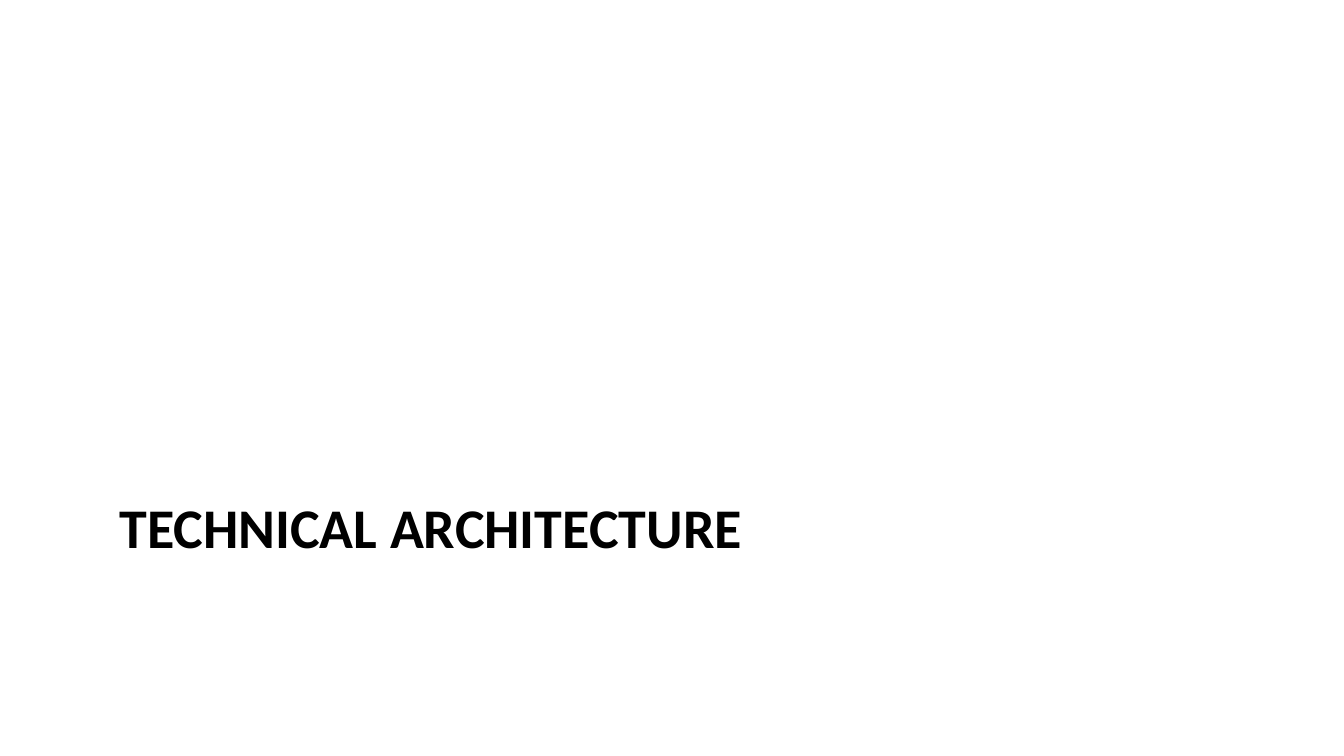
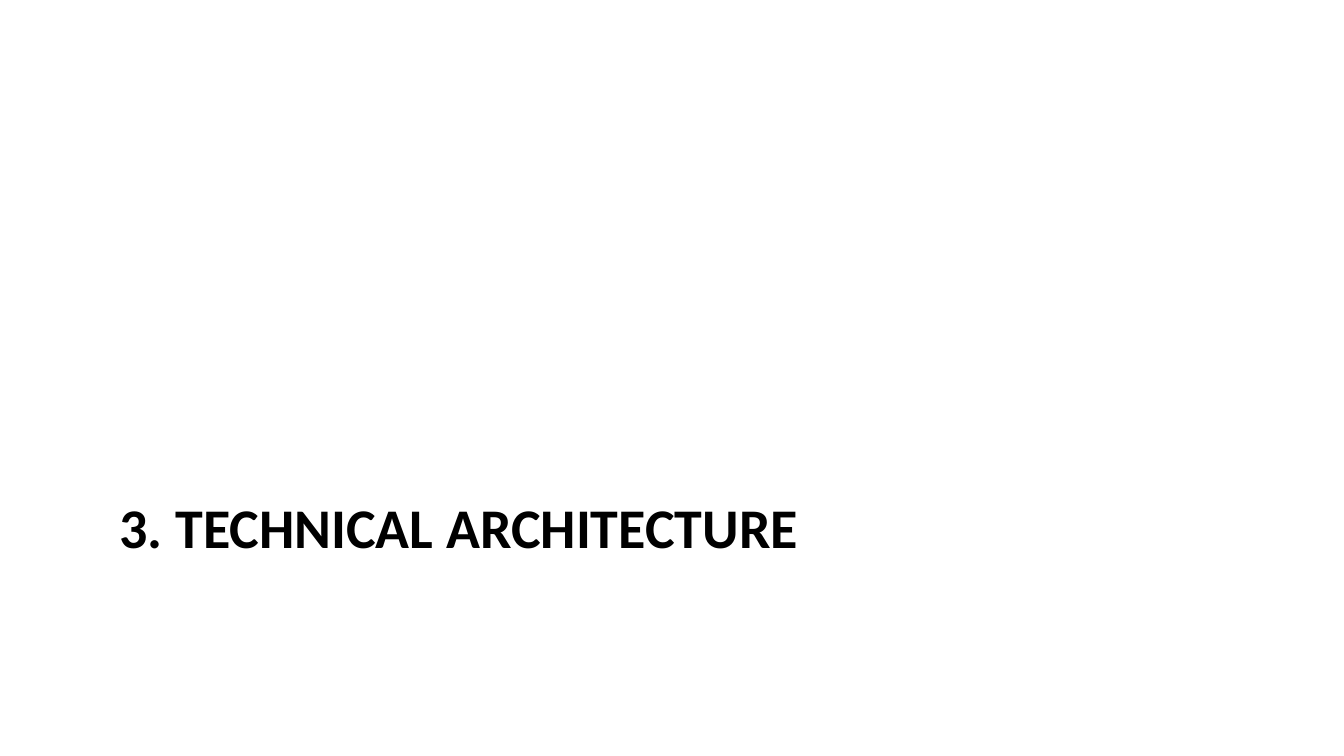
Before and after one commit to igor-kan/quarto-writing, a slide deck: slide 8 of posts/aurora_internal_ai_assistant_proposal_slides.pptx. Drawn at 1344x756 pixels with LibreOffice and Linux fonts; fonts in the diff are those of the drawing. Boxes give left, top, right and bottom in pixels: in the first picture for what was removed or moved away, otherwise in the second. Text is boxed around its words. In the diff, an @@ line names an element or a change of style, - is before the commit and + after.

```diff
--- a/posts/aurora_internal_ai_assistant_proposal_slides.pptx
+++ b/posts/aurora_internal_ai_assistant_proposal_slides.pptx
@@ title at [120,511,798,549]: text changed @@
-TECHNICAL ARCHITECTURE
+3. TECHNICAL ARCHITECTURE
```
Also in this commit, not shown: 20 other slides changed.
